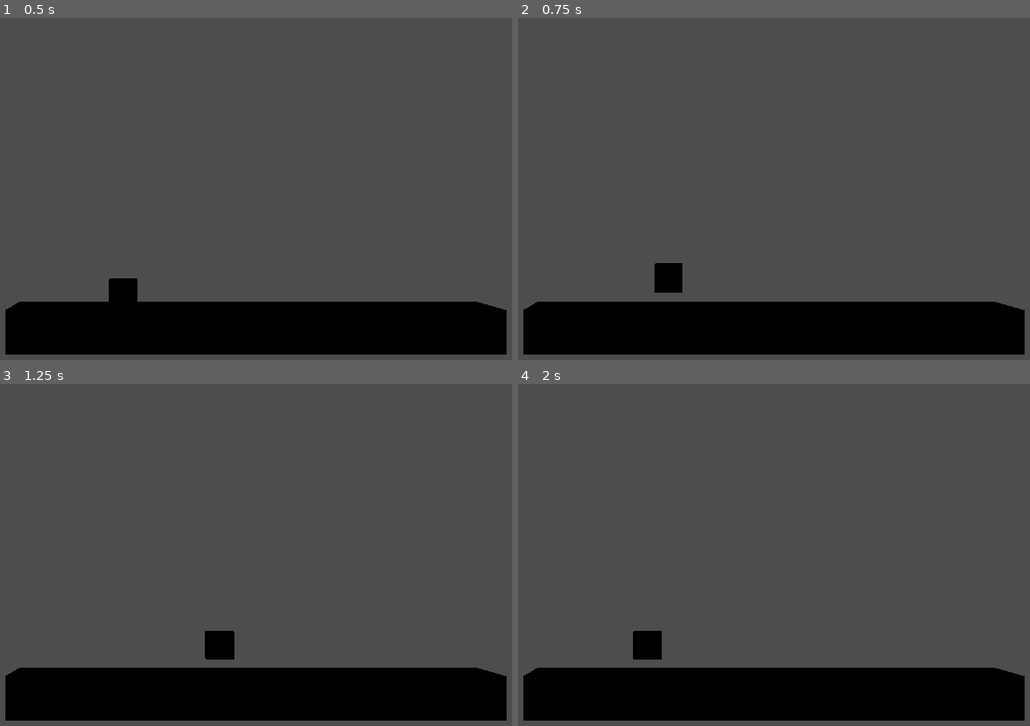
Above: before the commit, frames 1-4 (two rows, left to right).
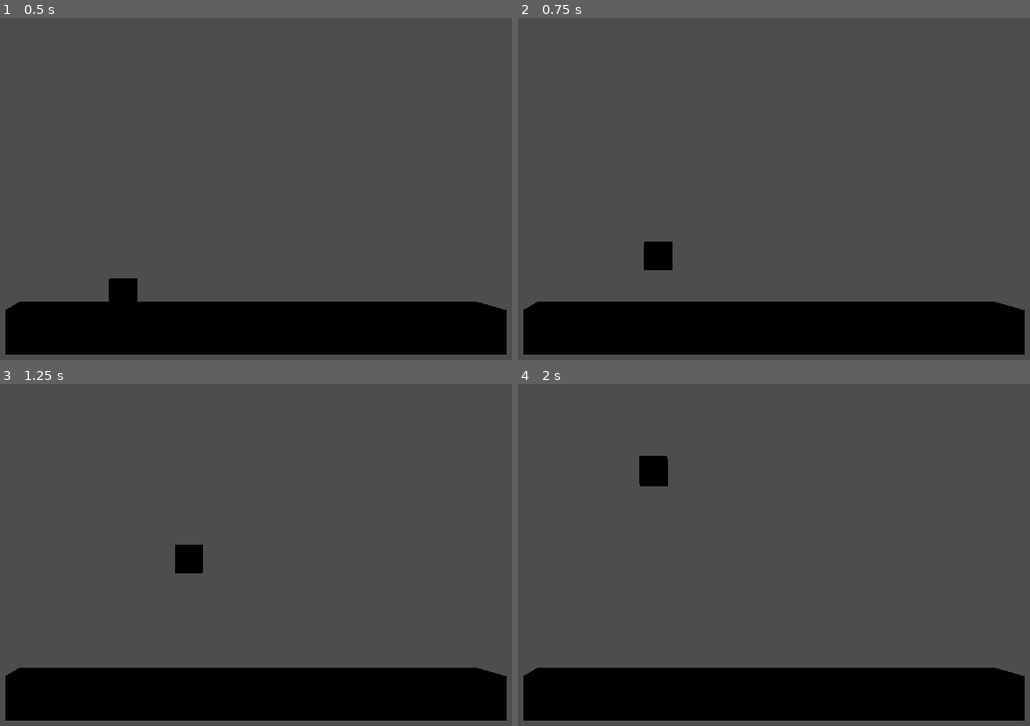
Above: after the commit, the same moments.

Repository: VLauren/BubbleJam
Game: Godot game, scene res://Scenes/main.tscn
Two runs of this game, one before a commit and one after it. Both use one fixed random seed, a clock stepped at 60 frames per second and the inputs below.
Inputs (mouse positions are in pixels of both pictures, inside the frame that each line leads up to):
- Up to frame 1 (0.5 s): no input
- Up to frame 2 (0.75 s): tap Enter (ui_accept) at 0.5, 0.6 s; move the mouse to (845, 192) at 0.52 s; hold Right (ui_right) from 0.53 s (still down); click (845, 192) at 0.67 s
- Up to frame 3 (1.25 s): keep holding Right (ui_right); tap Enter (ui_accept) at 0.77, 1.07 s
- Up to frame 4 (2 s): move the mouse to (543, 599) at 1.27 s; release Right (ui_right) at 1.28 s; hold Left (ui_left) from 1.28 s (still down); tap F at 1.35 s; tap Enter (ui_accept) at 1.52, 1.55, 1.82 s

Frame 1 is identical in both runs. In frame 2, 0.8% of the frame differs, in the area x 24-33%, y 65-81%; in frame 3, 0.9%; in frame 4, 1.0%, in the area x 22-30%, y 20-81%.

Commit message:
movimiento v1

Diff:
--- a/Scenes/character.gd
+++ b/Scenes/character.gd
@@ -1,30 +1,51 @@
 extends CharacterBody3D
 
+var speed = 5.0
+var speed_1 = 5.0
+var speed_2 = 3.5
+var jump_vel_1 = 8
+var jump_vel_2 = 5
+var gravity_1 = 20
+var gravity_2 = 4
 
-const SPEED = 5.0
-const JUMP_VELOCITY = 4.5
-const GRAVITY = 20
-
-
+var jump_count = 0
 
 func _physics_process(delta: float) -> void:
 	# Add the gravity.
 	if not is_on_floor():
-		velocity += Vector3(0, -GRAVITY, 0) * delta
+		if jump_count > 1:
+			velocity += Vector3(0, -gravity_2, 0) * delta
+		else:
+			velocity += Vector3(0, -gravity_1, 0) * delta
+	else:
+		jump_count = 0
+		speed = speed_1
 
 	# Handle jump.
-	if Input.is_action_just_pressed("ui_accept") and is_on_floor():
-		velocity.y = JUMP_VELOCITY
+	if Input.is_action_just_pressed("ui_accept") :
+		if jump_count == 0:
+			velocity.y = jump_vel_1
+			jump_count = 1
+		elif jump_count > 0:
+			velocity.y = jump_vel_2
+			jump_count = 2
+			speed = speed_2
 
 	# Get the input direction and handle the movement/deceleration.
 	# As good practice, you should replace UI actions with custom gameplay actions.
 	var input_dir := Input.get_vector("ui_left", "ui_right", "", "")
 	var direction := (transform.basis * Vector3(input_dir.x, 0, input_dir.y)).normalized()
 	if direction:
-		velocity.x = direction.x * SPEED
-		velocity.z = direction.z * SPEED
+		# velocity.x = direction.x * speed
+		# velocity.z = direction.z * speed
+		velocity.x = move_toward(velocity.x, direction.x * speed, 1)
+		velocity.z = move_toward(velocity.z, direction.z * speed, 1)
 	else:
-		velocity.x = move_toward(velocity.x, 0, SPEED)
-		velocity.z = move_toward(velocity.z, 0, SPEED)
+		if is_on_floor():
+			velocity.x = move_toward(velocity.x, 0, 0.4)
+			velocity.z = move_toward(velocity.z, 0, 0.4)
+		else:
+			velocity.x = move_toward(velocity.x, 0, 0.1)
+			velocity.z = move_toward(velocity.z, 0, 0.1)
 
 	move_and_slide()
--- a/project.godot
+++ b/project.godot
@@ -19,7 +19,6 @@
 
 window/size/viewport_width=1980
 window/size/viewport_height=1080
-window/size/mode=3
 
 [editor_plugins]
 
